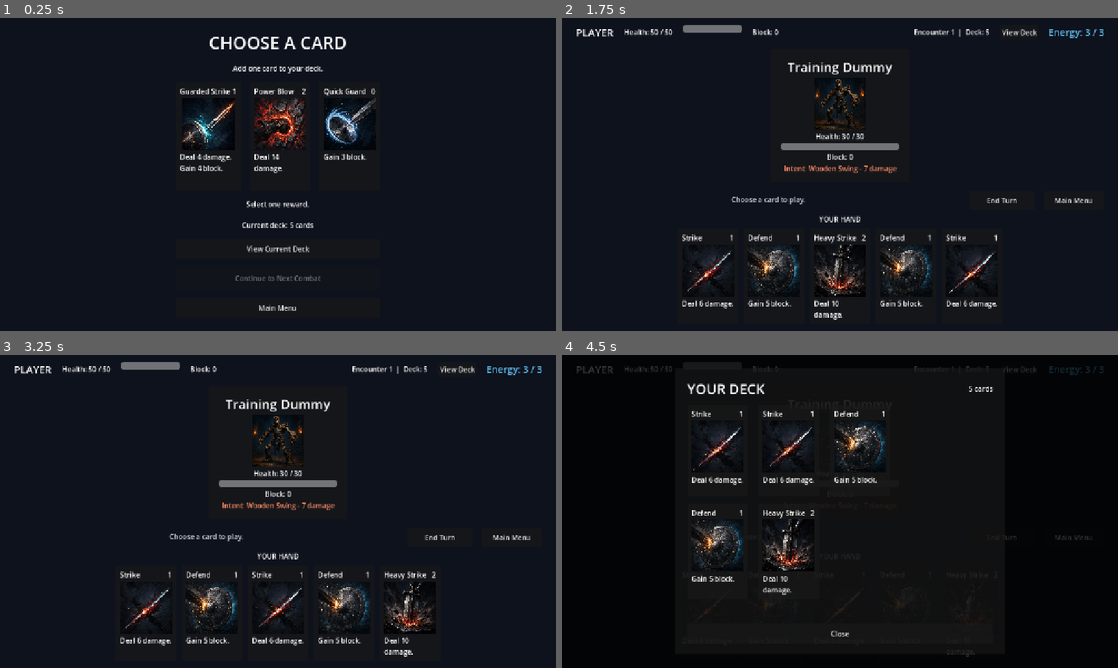
Above: before the commit, frames 1-4 (two rows, left to right).
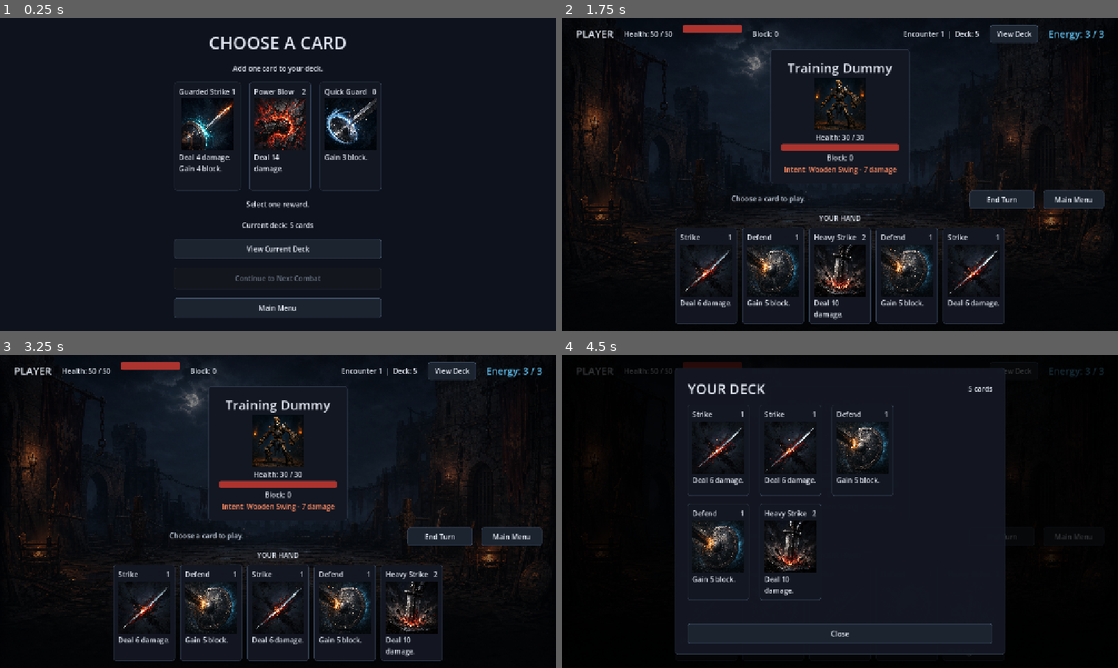
Above: after the commit, the same moments.

Repository: tucktown/gadot_first_game
Game: Godot game, scene res://screens/card_reward.tscn
Same seed, same stepped clock (60 frames per second), same inputs: the game is played once before the commit and once after it. This scene is started directly instead of the project's main scene.
Inputs:
- Up to frame 1 (0.25 s): no input
- Up to frame 2 (1.75 s): click "Main Menu" at 0.5 s; click "Start New Run" at 1.25 s
- Up to frame 3 (3.25 s): click "Main Menu" at 2 s; click "Start New Run" at 2.75 s
- Up to frame 4 (4.5 s): click "View Deck" at 3.5 s; click "End Turn" at 4.25 s

The runs differ from the first frame. In frame 1, 3.0% of the frame differs, in the area x 31-69%, y 6-96%; in frame 2, 8.2%; in frame 3, 8.3%, in the area x 1-99%, y 2-98%; in frame 4, 7.4%.

Commit message:
Add shared theme and illustrated backgrounds

Diff:
--- /dev/null
+++ b/assets/theme/game_theme.tres
@@ -0,0 +1,126 @@
+[gd_resource type="Theme" load_steps=9 format=3]
+
+[sub_resource type="StyleBoxFlat" id="StyleBox_panel"]
+bg_color = Color(0.075, 0.09, 0.13, 0.98)
+border_width_left = 1
+border_width_top = 1
+border_width_right = 1
+border_width_bottom = 1
+border_color = Color(0.19, 0.24, 0.32, 1)
+corner_radius_top_left = 6
+corner_radius_top_right = 6
+corner_radius_bottom_right = 6
+corner_radius_bottom_left = 6
+
+[sub_resource type="StyleBoxFlat" id="StyleBox_button_normal"]
+content_margin_left = 16.0
+content_margin_top = 9.0
+content_margin_right = 16.0
+content_margin_bottom = 9.0
+bg_color = Color(0.11, 0.14, 0.19, 1)
+border_width_left = 1
+border_width_top = 1
+border_width_right = 1
+border_width_bottom = 1
+border_color = Color(0.25, 0.31, 0.4, 1)
+corner_radius_top_left = 5
+corner_radius_top_right = 5
+corner_radius_bottom_right = 5
+corner_radius_bottom_left = 5
+
+[sub_resource type="StyleBoxFlat" id="StyleBox_button_hover"]
+content_margin_left = 16.0
+content_margin_top = 9.0
+content_margin_right = 16.0
+content_margin_bottom = 9.0
+bg_color = Color(0.16, 0.21, 0.28, 1)
+border_width_left = 1
+border_width_top = 1
+border_width_right = 1
+border_width_bottom = 1
+border_color = Color(0.38, 0.67, 0.82, 1)
+corner_radius_top_left = 5
+corner_radius_top_right = 5
+corner_radius_bottom_right = 5
+corner_radius_bottom_left = 5
+
+[sub_resource type="StyleBoxFlat" id="StyleBox_button_pressed"]
+content_margin_left = 16.0
+content_margin_top = 9.0
+content_margin_right = 16.0
+content_margin_bottom = 9.0
+bg_color = Color(0.08, 0.11, 0.15, 1)
+border_width_left = 1
+border_width_top = 1
+border_width_right = 1
+border_width_bottom = 1
+border_color = Color(0.95, 0.47, 0.27, 1)
+corner_radius_top_left = 5
+corner_radius_top_right = 5
+corner_radius_bottom_right = 5
+corner_radius_bottom_left = 5
+
+[sub_resource type="StyleBoxFlat" id="StyleBox_button_disabled"]
+content_margin_left = 16.0
+content_margin_top = 9.0
+content_margin_right = 16.0
+content_margin_bottom = 9.0
+bg_color = Color(0.075, 0.085, 0.11, 1)
+border_width_left = 1
+border_width_top = 1
+border_width_right = 1
+border_width_bottom = 1
+border_color = Color(0.16, 0.18, 0.22, 1)
+corner_radius_top_left = 5
+corner_radius_top_right = 5
+corner_radius_bottom_right = 5
+corner_radius_bottom_left = 5
+
+[sub_resource type="StyleBoxFlat" id="StyleBox_progress_background"]
+bg_color = Color(0.035, 0.045, 0.065, 1)
+border_width_left = 1
+border_width_top = 1
+border_width_right = 1
+border_width_bottom = 1
+border_color = Color(0.2, 0.25, 0.32, 1)
+corner_radius_top_left = 4
+corner_radius_top_right = 4
+corner_radius_bottom_right = 4
+corner_radius_bottom_left = 4
+
+[sub_resource type="StyleBoxFlat" id="StyleBox_progress_fill"]
+bg_color = Color(0.68, 0.2, 0.18, 1)
+corner_radius_top_left = 3
+corner_radius_top_right = 3
+corner_radius_bottom_right = 3
+corner_radius_bottom_left = 3
+
+[sub_resource type="StyleBoxFlat" id="StyleBox_focus"]
+bg_color = Color(0, 0, 0, 0)
+border_width_left = 2
+border_width_top = 2
+border_width_right = 2
+border_width_bottom = 2
+border_color = Color(0.4, 0.8, 1, 0.85)
+corner_radius_top_left = 6
+corner_radius_top_right = 6
+corner_radius_bottom_right = 6
+corner_radius_bottom_left = 6
+
+[resource]
+default_font_size = 16
+Button/colors/font_color = Color(0.91, 0.93, 0.96, 1)
+Button/colors/font_disabled_color = Color(0.42, 0.46, 0.53, 1)
+Button/colors/font_hover_color = Color(1, 1, 1, 1)
+Button/colors/font_pressed_color = Color(1, 0.84, 0.72, 1)
+Button/font_sizes/font_size = 16
+Button/styles/disabled = SubResource("StyleBox_button_disabled")
+Button/styles/focus = SubResource("StyleBox_focus")
+Button/styles/hover = SubResource("StyleBox_button_hover")
+Button/styles/normal = SubResource("StyleBox_button_normal")
+Button/styles/pressed = SubResource("StyleBox_button_pressed")
+Label/colors/font_color = Color(0.88, 0.9, 0.94, 1)
+Panel/styles/panel = SubResource("StyleBox_panel")
+PanelContainer/styles/panel = SubResource("StyleBox_panel")
+ProgressBar/styles/background = SubResource("StyleBox_progress_background")
+ProgressBar/styles/fill = SubResource("StyleBox_progress_fill")
--- a/combat/combat_screen.gd
+++ b/combat/combat_screen.gd
@@ -189,12 +189,12 @@
 
 
 func _on_title_button_pressed() -> void:
-	SceneTransition.transition_to("res://screens/main.tscn")
+	SceneTransition.transition_to("res://screens/title_screen.tscn")
 
 
 func _on_main_menu_button_pressed() -> void:
 	if not input_locked:
-		SceneTransition.transition_to("res://screens/main.tscn")
+		SceneTransition.transition_to("res://screens/title_screen.tscn")
 
 
 func _on_view_deck_button_pressed() -> void:
--- a/combat/combat_screen.tscn
+++ b/combat/combat_screen.tscn
@@ -1,6 +1,7 @@
-[gd_scene load_steps=2 format=3]
+[gd_scene load_steps=3 format=3]
 
 [ext_resource type="Script" path="res://combat/combat_screen.gd" id="1"]
+[ext_resource type="Texture2D" path="res://assets/art/backgrounds/combat_courtyard.png" id="2"]
 
 [node name="CombatScreen" type="Control"]
 layout_mode = 3
@@ -11,14 +12,26 @@
 grow_vertical = 2
 script = ExtResource("1")
 
-[node name="Background" type="ColorRect" parent="."]
-layout_mode = 1
-anchors_preset = 15
-anchor_right = 1.0
-anchor_bottom = 1.0
-grow_horizontal = 2
-grow_vertical = 2
-color = Color(0.055, 0.071, 0.11, 1)
+[node name="Background" type="TextureRect" parent="."]
+layout_mode = 1
+anchors_preset = 15
+anchor_right = 1.0
+anchor_bottom = 1.0
+grow_horizontal = 2
+grow_vertical = 2
+texture = ExtResource("2")
+expand_mode = 1
+stretch_mode = 6
+mouse_filter = 2
+
+[node name="BackgroundTint" type="ColorRect" parent="."]
+layout_mode = 1
+anchors_preset = 15
+anchor_right = 1.0
+anchor_bottom = 1.0
+grow_horizontal = 2
+grow_vertical = 2
+color = Color(0.015, 0.025, 0.045, 0.42)
 mouse_filter = 2
 
 [node name="PageMargin" type="MarginContainer" parent="."]
--- a/project.godot
+++ b/project.godot
@@ -11,7 +11,7 @@
 [application]
 
 config/name="FirstGame"
-run/main_scene="res://screens/main.tscn"
+run/main_scene="res://screens/title_screen.tscn"
 config/features=PackedStringArray("4.7", "Forward Plus")
 config/icon="res://icon.svg"
 
@@ -29,6 +29,10 @@
 window/stretch/mode="canvas_items"
 window/stretch/aspect="expand"
 
+[gui]
+
+theme/custom="res://assets/theme/game_theme.tres"
+
 [physics]
 
 3d/physics_engine="Jolt Physics"
--- a/screens/card_reward.gd
+++ b/screens/card_reward.gd
@@ -45,7 +45,7 @@
 
 
 func _on_main_menu_button_pressed() -> void:
-	SceneTransition.transition_to("res://screens/main.tscn")
+	SceneTransition.transition_to("res://screens/title_screen.tscn")
 
 
 func _on_view_deck_button_pressed() -> void:
--- a/screens/run_complete.gd
+++ b/screens/run_complete.gd
@@ -19,7 +19,7 @@
 
 
 func _on_title_button_pressed() -> void:
-	SceneTransition.transition_to("res://screens/main.tscn")
+	SceneTransition.transition_to("res://screens/title_screen.tscn")
 
 
 func _on_view_deck_button_pressed() -> void:
--- /dev/null
+++ b/screens/title_screen.tscn
@@ -0,0 +1,96 @@
+[gd_scene load_steps=3 format=3]
+
+[ext_resource type="Script" path="res://screens/main.gd" id="1"]
+[ext_resource type="Texture2D" path="res://assets/art/backgrounds/title_road.png" id="2"]
+
+[node name="TitleScreen" type="Control"]
+layout_mode = 3
+anchors_preset = 15
+anchor_right = 1.0
+anchor_bottom = 1.0
+grow_horizontal = 2
+grow_vertical = 2
+script = ExtResource("1")
+
+[node name="Background" type="TextureRect" parent="."]
+layout_mode = 1
+anchors_preset = 15
+anchor_right = 1.0
+anchor_bottom = 1.0
+grow_horizontal = 2
+grow_vertical = 2
+texture = ExtResource("2")
+expand_mode = 1
+stretch_mode = 6
+mouse_filter = 2
+
+[node name="Tint" type="ColorRect" parent="."]
+layout_mode = 1
+anchors_preset = 15
+anchor_right = 1.0
+anchor_bottom = 1.0
+grow_horizontal = 2
+grow_vertical = 2
+color = Color(0.015, 0.025, 0.045, 0.34)
+mouse_filter = 2
+
+[node name="Center" type="CenterContainer" parent="."]
+layout_mode = 1
+anchors_preset = 15
+anchor_right = 1.0
+anchor_bottom = 1.0
+grow_horizontal = 2
+grow_vertical = 2
+
+[node name="MenuPanel" type="PanelContainer" parent="Center"]
+custom_minimum_size = Vector2(430, 0)
+layout_mode = 2
+
+[node name="Margin" type="MarginContainer" parent="Center/MenuPanel"]
+layout_mode = 2
+theme_override_constants/margin_left = 38
+theme_override_constants/margin_top = 32
+theme_override_constants/margin_right = 38
+theme_override_constants/margin_bottom = 32
+
+[node name="Menu" type="VBoxContainer" parent="Center/MenuPanel/Margin"]
+layout_mode = 2
+theme_override_constants/separation = 18
+alignment = 1
+
+[node name="Title" type="Label" parent="Center/MenuPanel/Margin/Menu"]
+layout_mode = 2
+theme_override_colors/font_color = Color(0.96, 0.79, 0.47, 1)
+theme_override_font_sizes/font_size = 48
+text = "FIRST GAME"
+horizontal_alignment = 1
+
+[node name="Subtitle" type="Label" parent="Center/MenuPanel/Margin/Menu"]
+layout_mode = 2
+theme_override_colors/font_color = Color(0.68, 0.73, 0.81, 1)
+text = "A deck-building prototype"
+horizontal_alignment = 1
+
+[node name="Start" type="Button" parent="Center/MenuPanel/Margin/Menu"]
+custom_minimum_size = Vector2(240, 54)
+layout_mode = 2
+mouse_default_cursor_shape = 2
+text = "Start New Run"
+
+[node name="ContinueButton" type="Button" parent="Center/MenuPanel/Margin/Menu"]
+unique_name_in_owner = true
+custom_minimum_size = Vector2(240, 54)
+layout_mode = 2
+mouse_default_cursor_shape = 2
+text = "Continue Run"
+
+[node name="StatusLabel" type="Label" parent="Center/MenuPanel/Margin/Menu"]
+unique_name_in_owner = true
+custom_minimum_size = Vector2(354, 24)
+layout_mode = 2
+theme_override_colors/font_color = Color(1, 0.55, 0.4, 1)
+horizontal_alignment = 1
+autowrap_mode = 2
+
+[connection signal="pressed" from="Center/MenuPanel/Margin/Menu/Start" to="." method="_on_start_pressed"]
+[connection signal="pressed" from="Center/MenuPanel/Margin/Menu/ContinueButton" to="." method="_on_continue_pressed"]
Binary file added: assets/art/backgrounds/combat_courtyard.png
Not shown, added: assets/art/backgrounds/combat_courtyard.png.import
Binary file added: assets/art/backgrounds/title_road.png
Not shown, added: assets/art/backgrounds/title_road.png.import
Not shown, changed: README.md
